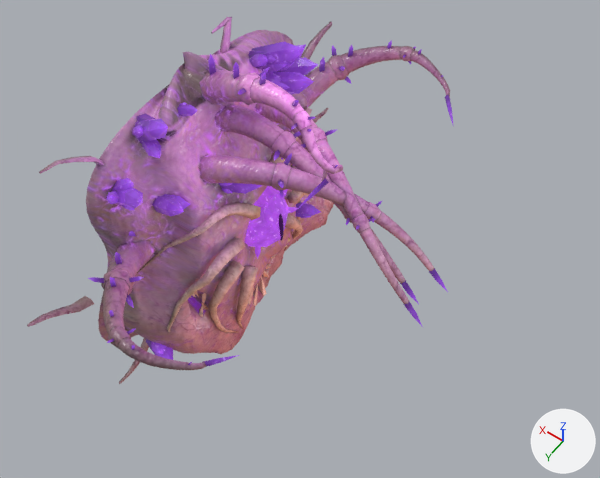
One commit to the glTF model models/reina.glb: the scene before it, then after it.
Before and after are seen from a 50 mm camera at (-16.9, 18.5, 32.0) aimed at (-3.9, 0.3, 3.5). Lighting does not change. The marker at lower right points along +X, +Y and +Z. The picture after the commit comes second. Where no turn or scale is listed for an object, it has been applied to the vertices. Vertices at exactly the same position are counted once.

In view in the first picture: 'm_reina_corazon', 'm_reina_cuerpo', 'm_reina_tent_1_a', 'm_reina_tent_1_b', 'm_reina_tent_1_c', 'm_reina_tent_2_a', 'm_reina_tent_2_b', 'm_reina_tent_2_c', 'm_reina_tent_3_a', 'm_reina_tent_3_b', 'm_reina_tent_3_c', 'm_reina_tent_4_a', 'm_reina_tent_4_b', 'm_reina_tent_4_c', 'm_reina_tent_5_a', 'm_reina_tent_5_b', 'm_reina_tent_5_c', 'm_reina_tent_6_a', 'm_reina_tent_6_b', 'm_reina_tent_6_c'.
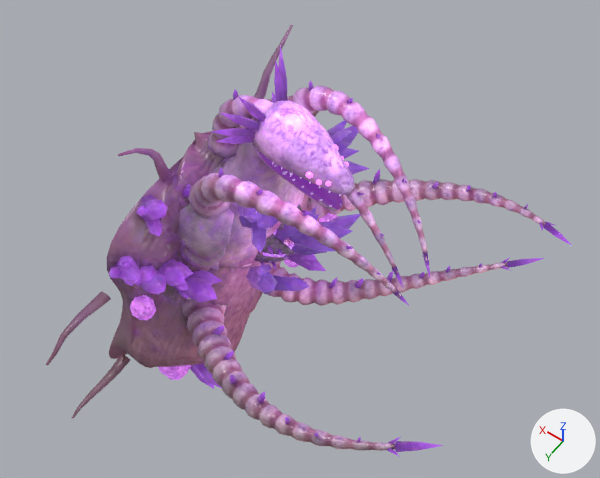
Changed parts and their boxes (x1, y1, x2, y2) in the pictures (600 x 478 px):
'reina_piel', added: after (46, 24, 571, 456)
'm_reina_cuerpo', deleted: before (27, 17, 334, 384)
'm_reina_corazon', surface changed: (245, 186, 299, 259) in both
'm_reina_tent_2_a', deleted (pink): before (199, 155, 276, 186)
'm_reina_tent_3_a', deleted (purple): before (215, 104, 284, 149)
'm_reina_tent_4_b', deleted (pink): before (237, 67, 304, 122)
'm_reina_tent_2_b', deleted (pink): before (272, 153, 370, 214)
'm_reina_tent_5_b', deleted (purple): before (88, 268, 144, 335)
'm_reina_tent_5_c', deleted (purple): before (107, 326, 239, 370)
'm_reina_tent_6_b', deleted (purple): before (329, 40, 402, 83)
'm_reina_tent_4_a', deleted (pink): before (200, 54, 246, 104)
'm_reina_tent_3_b', deleted (pink): before (271, 131, 346, 212)
'm_reina_tent_1_c', deleted: before (351, 214, 422, 326)
'm_reina_tent_1_b', deleted (pink): before (301, 128, 363, 220)
'm_reina_tent_5_a', deleted (purple): before (107, 231, 156, 288)
'm_reina_tent_4_c', deleted (pink): before (291, 111, 343, 208)
'm_reina_tent_2_c', deleted: before (364, 201, 448, 292)
'm_reina_tent_6_a', deleted (pink): before (301, 57, 338, 107)
'm_reina_tent_6_c', deleted (pink): before (399, 46, 454, 127)
'm_reina_tent_1_a', deleted (purple): before (256, 103, 318, 140)
'm_reina_tent_3_c', deleted: before (342, 211, 419, 304)
part 1 of me_m_reina_corazon, built on (mostly hidden afterwards): before (245, 186, 299, 259); after (263, 229, 294, 257)

Edits to the bpy script that builds the scene:
```text
Change mat_reina_carne:
    remove # nodes: BsdfPrincipled, NormalMap, OutputMaterial, SeparateColor, TexImage x4
    remove # uses the picture img_reina_color_jpg
    remove # uses the picture img_reina_emit_jpg
    remove # uses the picture img_reina_normal_jpg
    remove # uses the picture img_reina_orm_jpg
    nodes: BsdfPrincipled, Math, NormalMap, OutputMaterial, SeparateColor, TexImage x4
    uses the picture img_reina_color
    uses the picture img_reina_emit
    uses the picture img_reina_normal
    uses the picture img_reina_orm
Change mat_reina_cristal:
    remove # nodes: BsdfPrincipled, NormalMap, OutputMaterial, SeparateColor, TexImage x4
    remove # uses the picture img_reina_color_jpg
    remove # uses the picture img_reina_emit_jpg
    remove # uses the picture img_reina_normal_jpg
    remove # uses the picture img_reina_orm_jpg
    nodes: BsdfPrincipled, Math, NormalMap, OutputMaterial, SeparateColor, TexImage x4
    uses the picture img_reina_color
    uses the picture img_reina_emit
    uses the picture img_reina_normal
    uses the picture img_reina_orm
Change mat_reina_corazon:
    remove # nodes: BsdfPrincipled, NormalMap, OutputMaterial, SeparateColor, TexImage x4
    remove # uses the picture img_reina_color_jpg
    remove # uses the picture img_reina_emit_jpg
    remove # uses the picture img_reina_normal_jpg
    remove # uses the picture img_reina_orm_jpg
    nodes: BsdfPrincipled, Math, NormalMap, OutputMaterial, SeparateColor, TexImage x4
    uses the picture img_reina_color
    uses the picture img_reina_emit
    uses the picture img_reina_normal
    uses the picture img_reina_orm
Change me_m_reina_corazon:
    used by ob_m_reina_corazon; parent = ob_reina_corazon; location = (-0.76, -0.00832, 2.891); scale = (0.000321, 0.000321, 0.000321)
    remove me_m_reina_corazon.from_pydata(...)  # 150 vertices, 250 faces; spans x -1994.0..6638.0, y -5675.0..5222.0, z -14146.0..-3443.0
    add me_m_reina_corazon.from_pydata(...)  # 324 vertices, 554 faces; spans x -1.0..1.0, y -1.0..1.0, z -2.0..2.0
    me_m_reina_corazon part 1: 150 vertices removed from x -1994.0..6638.0, y -5675.0..5222.0, z -14146.0..-3443.0; 324 vertices added at x -1.0..1.0, y -1.0..1.0, z -2.0..2.0
Remove ob_m_reina_cuerpo:
    ob_m_reina_cuerpo = bpy.data.objects.new('m_reina_cuerpo', me_m_reina_cuerpo)
Remove ob_m_reina_tent_1_a:
    ob_m_reina_tent_1_a = bpy.data.objects.new('m_reina_tent_1_a', me_m_reina_tent_1_a)
Remove ob_m_reina_tent_1_b:
    ob_m_reina_tent_1_b = bpy.data.objects.new('m_reina_tent_1_b', me_m_reina_tent_1_b)
Remove ob_m_reina_tent_1_c:
    ob_m_reina_tent_1_c = bpy.data.objects.new('m_reina_tent_1_c', me_m_reina_tent_1_c)
Remove ob_m_reina_tent_2_a:
    ob_m_reina_tent_2_a = bpy.data.objects.new('m_reina_tent_2_a', me_m_reina_tent_2_a)
Remove ob_m_reina_tent_2_b:
    ob_m_reina_tent_2_b = bpy.data.objects.new('m_reina_tent_2_b', me_m_reina_tent_2_b)
Remove ob_m_reina_tent_2_c:
    ob_m_reina_tent_2_c = bpy.data.objects.new('m_reina_tent_2_c', me_m_reina_tent_2_c)
Remove ob_m_reina_tent_3_a:
    ob_m_reina_tent_3_a = bpy.data.objects.new('m_reina_tent_3_a', me_m_reina_tent_3_a)
Remove ob_m_reina_tent_3_b:
    ob_m_reina_tent_3_b = bpy.data.objects.new('m_reina_tent_3_b', me_m_reina_tent_3_b)
Remove ob_m_reina_tent_3_c:
    ob_m_reina_tent_3_c = bpy.data.objects.new('m_reina_tent_3_c', me_m_reina_tent_3_c)
Remove ob_m_reina_tent_4_a:
    ob_m_reina_tent_4_a = bpy.data.objects.new('m_reina_tent_4_a', me_m_reina_tent_4_a)
Remove ob_m_reina_tent_4_b:
    ob_m_reina_tent_4_b = bpy.data.objects.new('m_reina_tent_4_b', me_m_reina_tent_4_b)
Remove ob_m_reina_tent_4_c:
    ob_m_reina_tent_4_c = bpy.data.objects.new('m_reina_tent_4_c', me_m_reina_tent_4_c)
Remove ob_m_reina_tent_5_a:
    ob_m_reina_tent_5_a = bpy.data.objects.new('m_reina_tent_5_a', me_m_reina_tent_5_a)
Remove ob_m_reina_tent_5_b:
    ob_m_reina_tent_5_b = bpy.data.objects.new('m_reina_tent_5_b', me_m_reina_tent_5_b)
Remove ob_m_reina_tent_5_c:
    ob_m_reina_tent_5_c = bpy.data.objects.new('m_reina_tent_5_c', me_m_reina_tent_5_c)
Remove ob_m_reina_tent_6_a:
    ob_m_reina_tent_6_a = bpy.data.objects.new('m_reina_tent_6_a', me_m_reina_tent_6_a)
Remove ob_m_reina_tent_6_b:
    ob_m_reina_tent_6_b = bpy.data.objects.new('m_reina_tent_6_b', me_m_reina_tent_6_b)
Remove ob_m_reina_tent_6_c:
    ob_m_reina_tent_6_c = bpy.data.objects.new('m_reina_tent_6_c', me_m_reina_tent_6_c)
Add ob_reina_piel:
    ob_reina_piel = bpy.data.objects.new('reina_piel', me_reina_piel)  # 9294 vertices, 16733 faces; spans x -13.8..3.0, y -10.5..10.5, z -5.7..11.3
    ob_reina_piel.location = (0.0, 0.0, 0.0)
```
